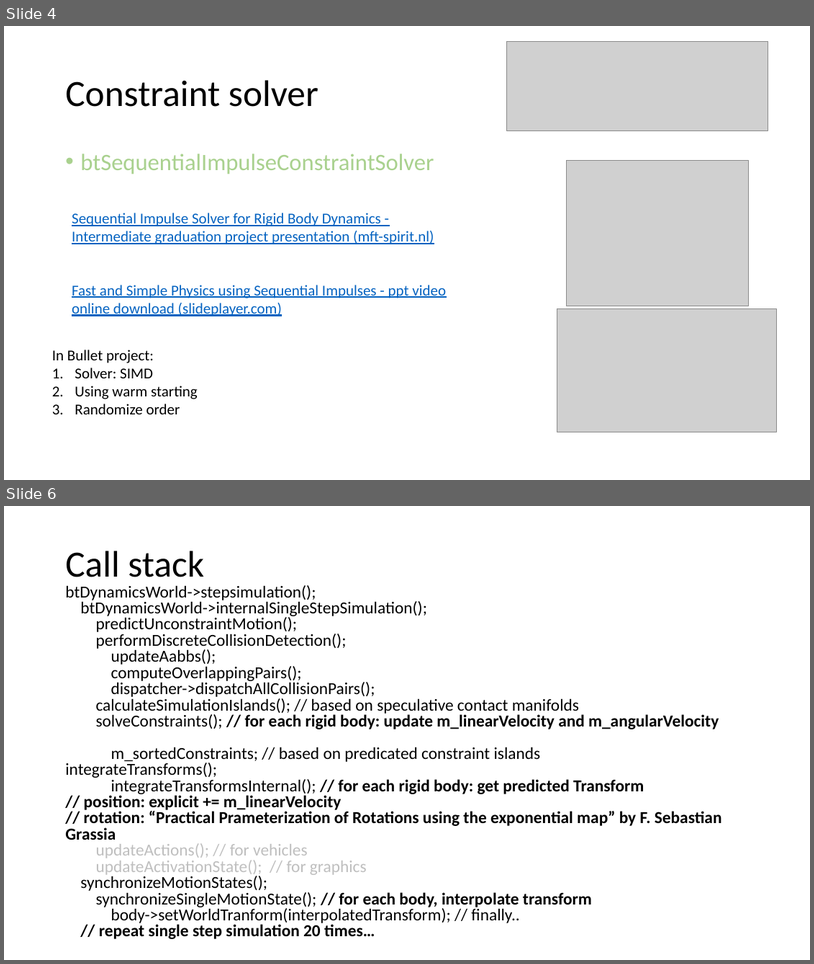
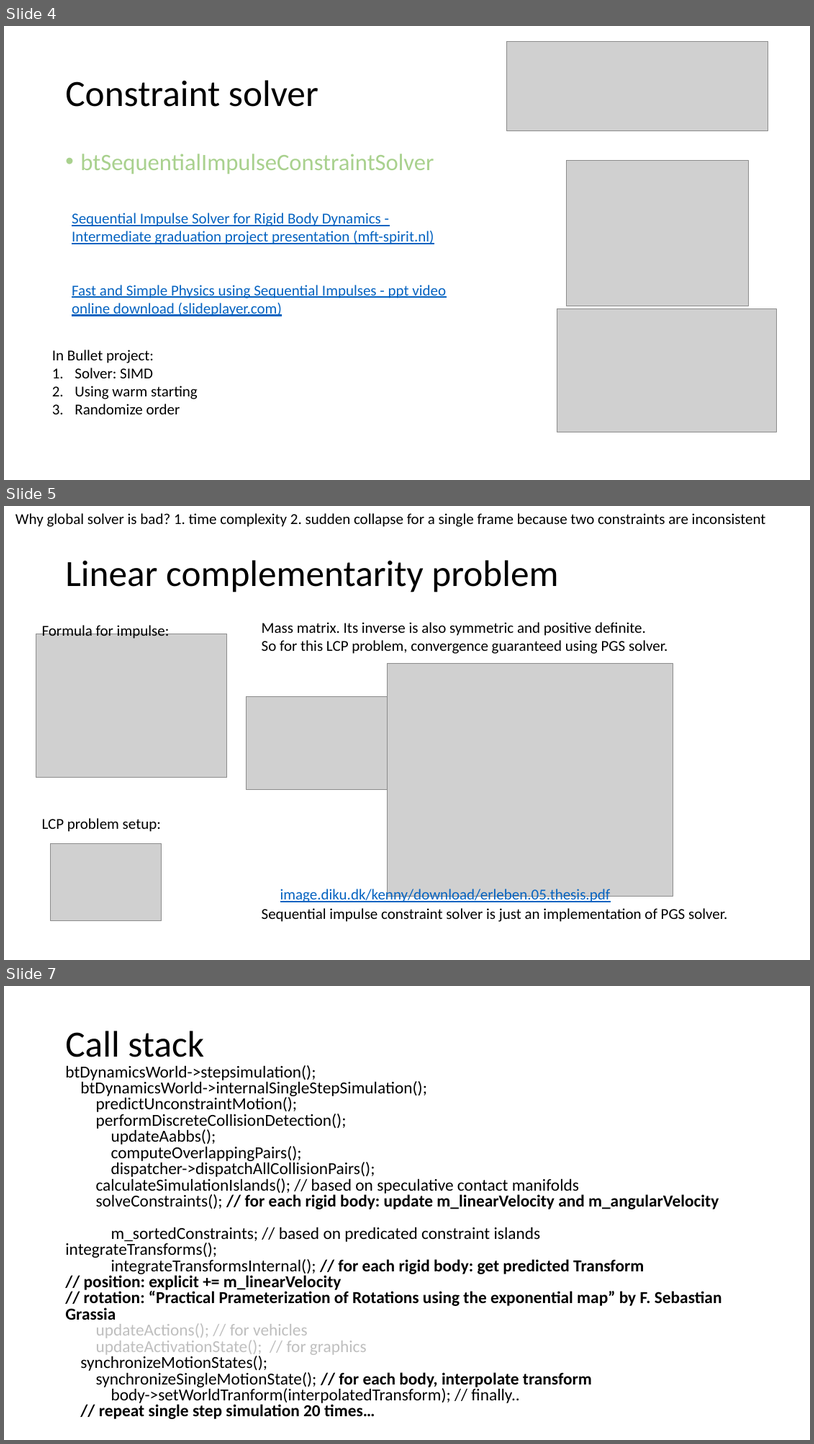
Before and after one commit to legenary/MuscleModel, a slide deck: Northwestern/EVERYTHING_ABOUT_BULLET.pptx. Shown one above the other, each under a label of ours: slides 4 and 6 before the commit, slides 4, 5 and 7 after it; the slides between them are not shown. The pictures are 814x964 and 814x1444 pixels, drawn with LibreOffice and Linux fonts; fonts in the diff are those of the drawing; grey boxes stand for pictures. Boxes give left, top, right and bottom in pixels: in the first picture for what was removed or moved away, otherwise in the second. Text is boxed around its words. In the diff, an @@ line names an element or a change of style, - is before the commit and + after.

```diff
--- a/Northwestern/EVERYTHING_ABOUT_BULLET.pptx
+++ b/Northwestern/EVERYTHING_ABOUT_BULLET.pptx
@@ slide 5 added at <box>4,506,810,960</box>, background #FFFFFF @@
@@ text added at <box>16,513,766,527</box>, 18 pt, text #000000 @@
+Why global solver is bad? 1. time complexity 2. sudden collapse for a single frame because two constraints are inconsistent
@@ title added at <box>65,560,558,592</box>, 44 pt, text #000000 @@
+Linear complementarity problem
@@ picture added at <box>36,633,227,777</box> @@
@@ text added at <box>42,623,170,638</box>, 18 pt, text #000000 @@
+Formula for impulse:
@@ text added at <box>262,622,668,654</box>, 18 pt, text #000000 @@
+Mass matrix. Its inverse is also symmetric and positive definite.
+So for this LCP problem, convergence guaranteed using PGS solver.
@@ picture added at <box>387,663,673,896</box> @@
@@ picture added at <box>247,696,387,789</box> @@
@@ text added at <box>42,818,161,831</box>, 18 pt, text #000000 @@
+LCP problem setup:
@@ picture added at <box>51,843,161,920</box> @@
@@ text added at <box>280,887,611,904</box>, 18 pt, text #0563C1, underline @@
+image.diku.dk/kenny/download/erleben.05.thesis.pdf
@@ text added at <box>262,908,728,921</box>, 18 pt, text #000000 @@
+Sequential impulse constraint solver is just an implementation of PGS solver.
@@ what was slide 6 is now slide 7 @@
```
Also in this commit, not shown: 1 other slide added, 1 slide removed, 56 other files.
